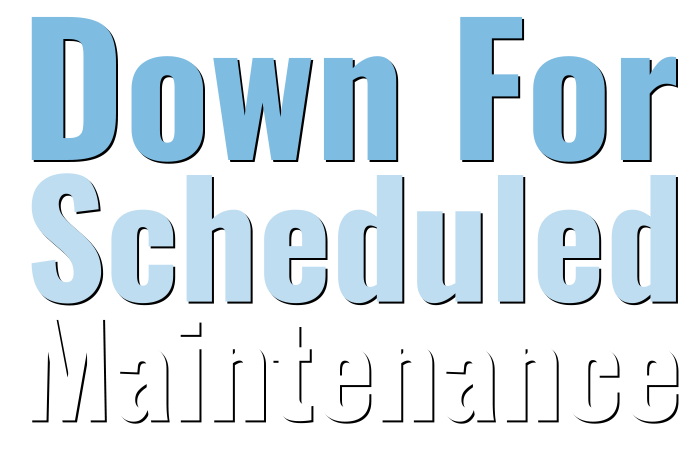
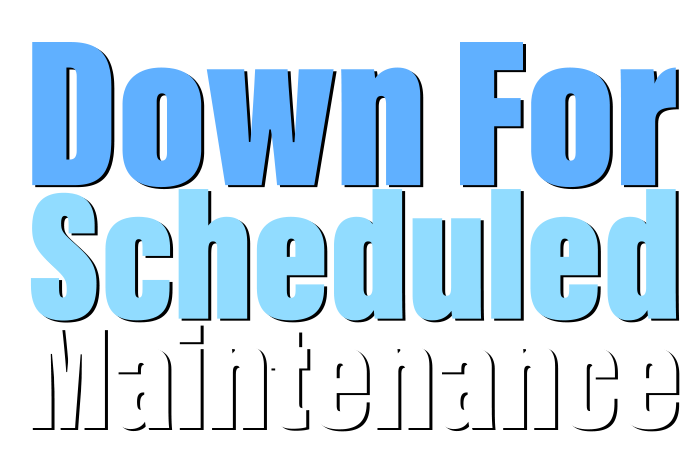
Layered file, before and after one edit (700 × 468). Changes by layer:
showed group "Type Original (dont convert) copy 2" (6 layers) over 30, 42, 680, 432
added layer "Down For Shadow" in group "Type Original (dont convert) copy 2" over 35, 44, 679, 190
added layer "Scheduled Shadow" in group "Type Original (dont convert) copy 2" over 33, 191, 680, 323
added layer "Maintenance Shadow" in group "Type Original (dont convert) copy 2" over 32, 325, 680, 432
hid group "Type Original (dont convert) copy 4" (3 layers) over 30, 16, 677, 422
hid "Background" over 30, 16, 680, 432
